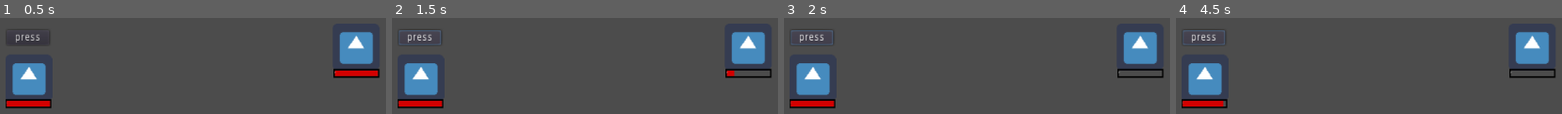
Above: before the commit, frames 1-4 (left to right).
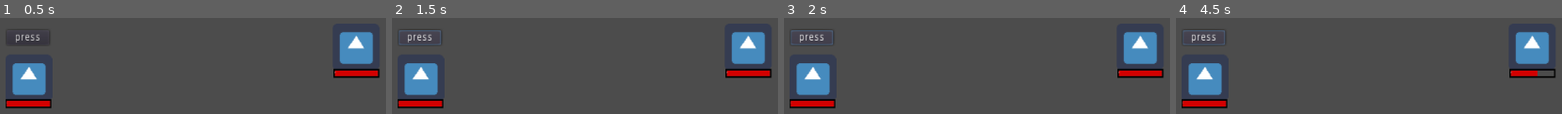
Above: after the commit, the same moments.

Repository: h19mili/TBRPG
Game: Godot game, scene res://test.tscn
Two runs of this game, one before a commit and one after it. Both use one fixed random seed, a clock stepped at 60 frames per second and the inputs below. The engine's default icon, where the game draws it, is replaced by a stand-in: a white triangle on a blue panel in a dark square.
Inputs:
- Up to frame 1 (0.5 s): no input
- Up to frame 2 (1.5 s): click "press" at 0.5 s; tap Enter (ui_accept) at 1.25 s; hold Right (ui_right) from 1.28 s (still down); tap Q (Attack) at 1.35 s
- Up to frame 3 (2 s): keep holding Right (ui_right); tap Enter (ui_accept) at 1.52 s
- Up to frame 4 (4.5 s): tap Enter (ui_accept) at 2, 2.27, 2.75, 3.5, 3.77, 4.25 s; release Right (ui_right) at 2.03 s; tap E (Mattack) at 2.1, 3.6 s; hold Right (ui_right) 2.78-3.53 s; tap Q (Attack) at 2.85, 4.35 s; hold Up (ui_up) 3.53-4.28 s

Frame 1 is identical in both runs. In frame 2, 0.6% of the frame differs, in the area x 88-99%, y 54-61%; in frame 3, 0.7%, in the area x 86-99%, y 54-61%; in frame 4, 0.5%.
Error before the commit: Error connecting to signal: completed during yield(). (res://M-Action.gd:15)

Commit message:
10th push

Diff:
--- a/Attack_Butten.gd
+++ b/Attack_Butten.gd
@@ -1,11 +1,8 @@
 extends Button
 
-# Declare member variables here. Examples:
-# var a = 2
-# var b = "text"
 
 func _ready():
-	pass # Replace with function body.
+	pass
 
 func _process(delta):
 	pass
--- a/Combatant.gd
+++ b/Combatant.gd
@@ -2,7 +2,7 @@
 class_name Battler
 
 export var Max_HP : int
-var CM_HP = 10
+var CM_HP = 40
 export var Max_Stamina : int
 export var Speed : int
 export var STR : int
@@ -11,6 +11,7 @@
 signal Player
 signal completed
 onready var Health = get_node("KinematicBody2D/Player_health")
+onready var M_STR = Battler_M
 
 func _ready():
 
@@ -21,7 +22,7 @@
 		emit_signal("Dmg")
 		emit_signal("completed")
 	if Input.is_action_just_pressed("ui_right"):
-		print("Jag är klar P")
+		print("Jag är klar :P")
 
 func _on_Monster_Mdmg():
 	CM_HP -= 1
@@ -43,6 +44,3 @@
 
 func Stats():
 	Speed == 3
-
-func _A_action():
-	emit_signal("completed")
--- a/M-Action.gd
+++ b/M-Action.gd
@@ -12,10 +12,10 @@
 	pass
 
 func _process(delta):
-	yield(Battler_M, "completed")
-	print("hi")
+	#yield(Battler_M, "completed")
+	#print("hi")
 	timer += delta
-	if timer >= 3.0:
+	if timer >= 5.0:
 		timer = 0
 		MAttack_action()
 
--- a/Monster.gd
+++ b/Monster.gd
@@ -5,6 +5,9 @@
 export var CM_HP : int
 export var STR : int
 export var Speed : int
+export var Stamina : int
+export var DEF : int
+
 signal Mdmg
 signal completed
 
--- a/test.tscn
+++ b/test.tscn
@@ -12,11 +12,18 @@
 script = ExtResource( 2 )
 
 [node name="Combatant" parent="TurnQ" instance=ExtResource( 3 )]
-Speed = 3
+Max_HP = 40
+Speed = 4
+STR = 8
+DEF = 5
 
 [node name="Monster" parent="TurnQ" instance=ExtResource( 4 )]
 position = Vector2( 697.643, 245.773 )
-Speed = 4
+Max_HP = 23
+CM_HP = 23
+STR = 5
+Speed = 7
+DEF = 4
 [connection signal="Dmg" from="TurnQ/Combatant" to="TurnQ/Monster" method="_on_Combatant_Dmg"]
 [connection signal="completed" from="TurnQ/Combatant" to="TurnQ" method="Done"]
 [connection signal="Mdmg" from="TurnQ/Monster" to="TurnQ/Combatant" method="_on_Monster_Mdmg"]
